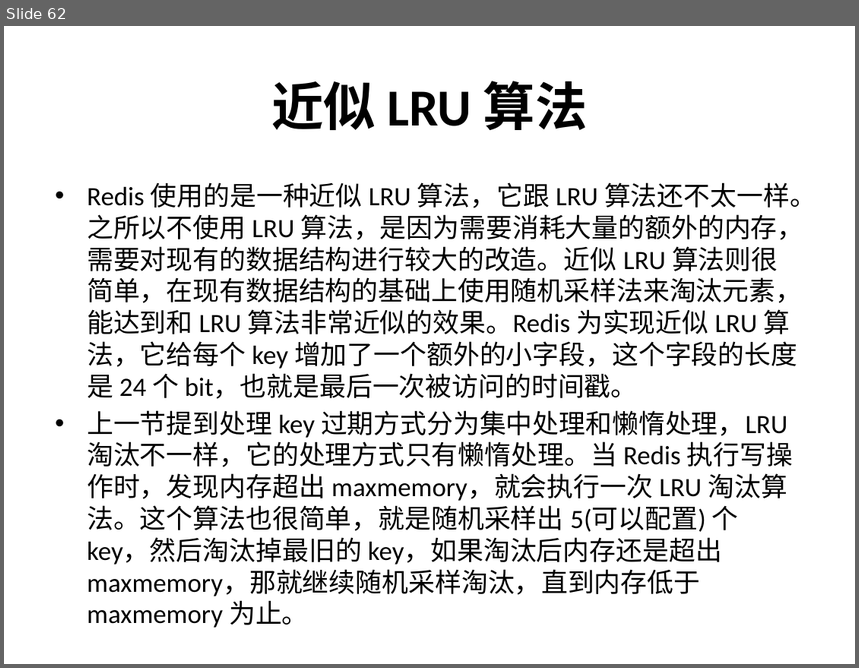
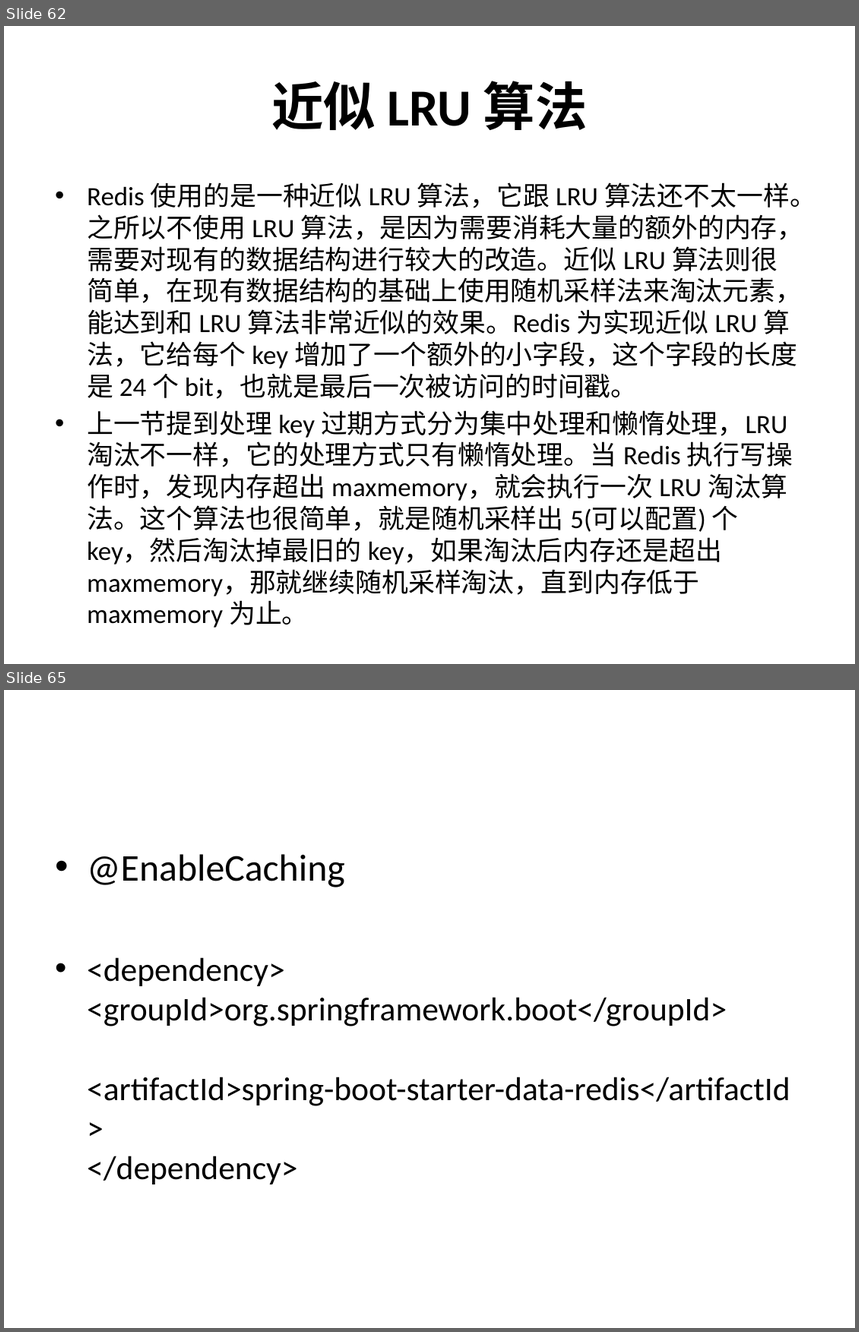
Before and after one commit to airuitian/MicroService, a slide deck: middlerware/Redis介绍及实战.pptx. Shown one above the other, each under a label of ours: slide 62 before the commit, slides 62 and 65 after it; the slides between them are not shown. The pictures are 859x668 and 859x1332 pixels, drawn with LibreOffice and Linux fonts; fonts in the diff are those of the drawing. Boxes give left, top, right and bottom in pixels: in the first picture for what was removed or moved away, otherwise in the second. Text is boxed around its words. In the diff, an @@ line names an element or a change of style, - is before the commit and + after.

```diff
--- a/middlerware/Redis介绍及实战.pptx
+++ b/middlerware/Redis介绍及实战.pptx
@@ slide 65 added at box(4, 690, 855, 1328), background #FFFFFF @@
@@ text added at box(87, 854, 790, 1185), 28 pt, text #000000 @@
+• @EnableCaching
+• <dependency> <groupId>org.springframework.boot</groupId>
+  <artifactId>spring-boot-starter-data-redis</artifactId>
+  </dependency>
```
Also in this commit, not shown: 8 other slides added.
